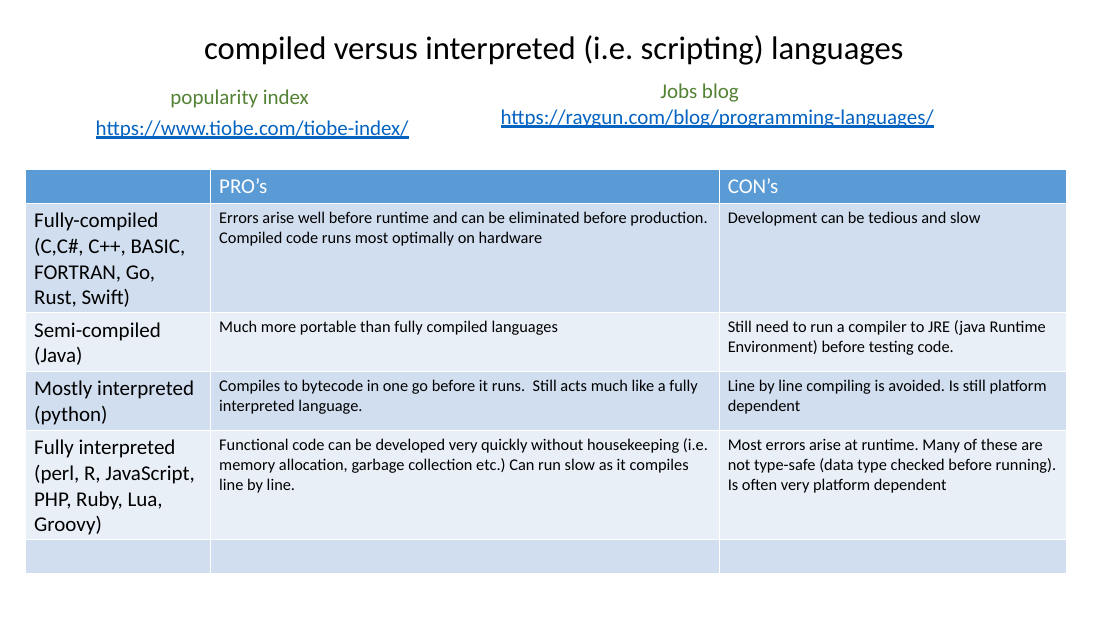
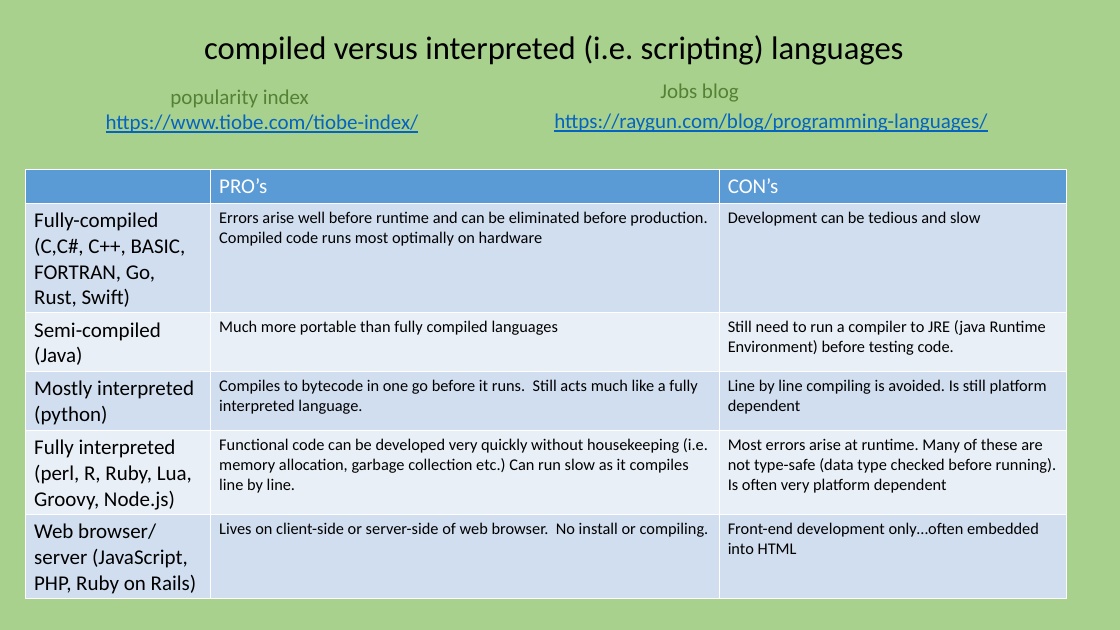
Before and after one commit to gbabbitt/RocASAsamples, a slide deck: slide 2 of UPSTAT-2012_tutorial.pptx (slide 1 before the commit). Drawn at 1120x630 pixels with LibreOffice and Linux fonts; fonts in the diff are those of the drawing. Boxes give left, top, right and bottom in pixels: in the first picture for what was removed or moved away, otherwise in the second. Text is boxed around its words. In the diff, an @@ line names an element or a change of style, - is before the commit and + after.

```diff
--- a/UPSTAT-2012_tutorial.pptx
+++ b/UPSTAT-2012_tutorial.pptx
@@ background #FFFFFF to #A9D18E @@
@@ text "https://www.tiobe.com/tiobe-index/": place and size @@
-text "https://www.tiobe.com/tiobe-index/" at [96,120,409,139]
+text "https://www.tiobe.com/tiobe-index/" at [106,114,419,133]
@@ text "https://raygun.com/blog/programming-languages/": place and size @@
-text "https://raygun.com/blog/programming-languages/" at [501,109,934,128]
+text "https://raygun.com/blog/programming-languages/" at [554,113,987,132]
@@ table at [26,170,1066,599] @@
-row 5, column 1: Fully interpreted (perl, R, JavaScript, PHP, Ruby, Lua, Groovy)
+row 5, column 1: Fully interpreted (perl, R, Ruby, Lua, Groovy, Node.js)
-row 6:  |  | 
+row 6: Web browser/ server (JavaScript, PHP, Ruby on Rails) | Lives on client-side or server-side of web browser. No install or compiling. | Front-end development only…often embedded into HTML
```
Also in this commit, not shown: 11 other slides changed, 1 slide added, 1 slide removed.
